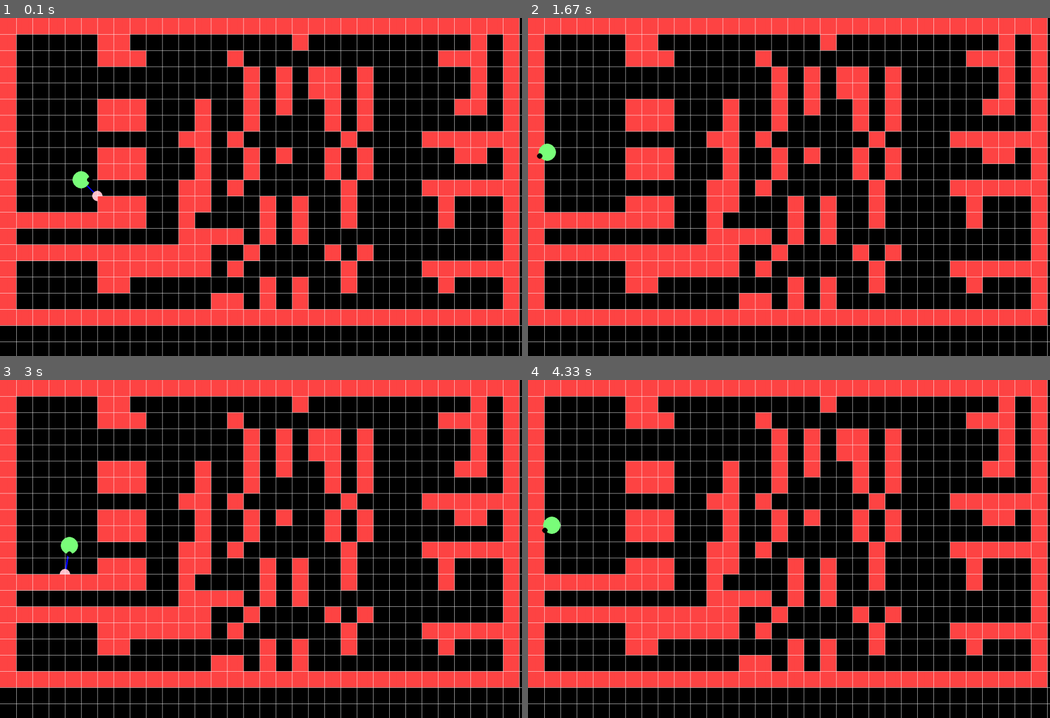
Above: before the commit, frames 1-4 (two rows, left to right).
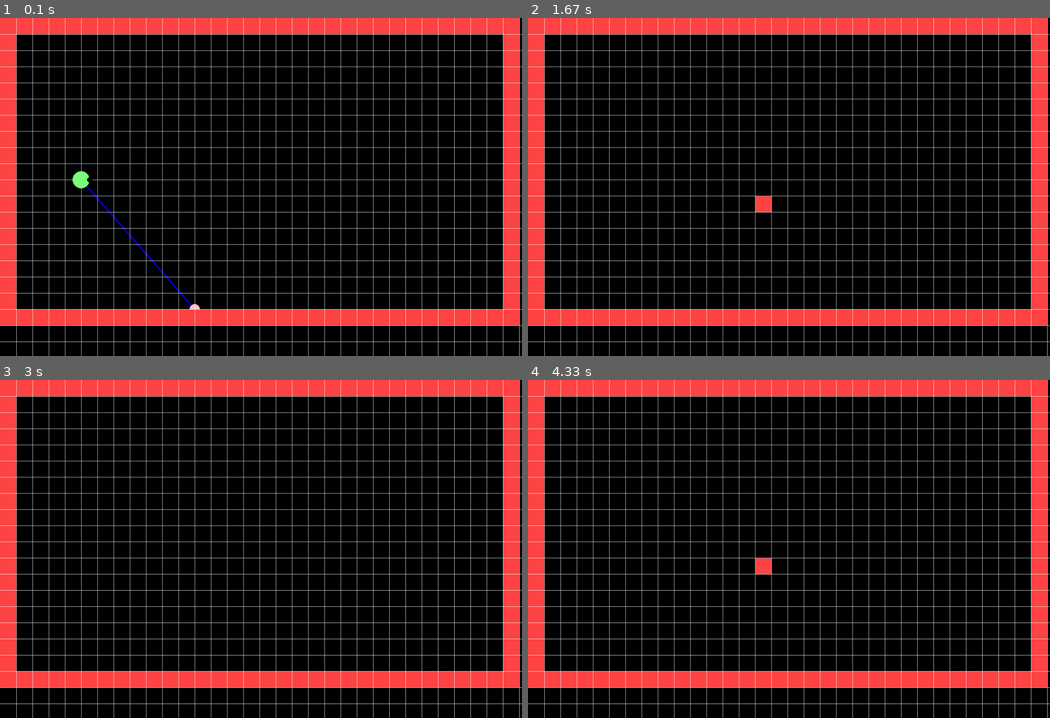
Above: after the commit, the same moments.

Repository: Best-code/Raycast
Game: pygame game, started from game.py
Same seed, same stepped clock (60 frames per second), same inputs: the game is played once before the commit and once after it.
Inputs (mouse positions are in pixels of both pictures, inside the frame that each line leads up to):
- Up to frame 1 (0.1 s): no input
- Up to frame 2 (1.67 s): hold C 0.33-0.8 s; hold Right 0.33-0.8 s; hold Right 0.83-1.3 s; hold D 0.83-1.3 s; move the mouse to (768, 200) at 0.87 s; tap Space at 0.9, 1.2 s; tap C at 0.98 s
- Up to frame 3 (3 s): hold Left 2.4-2.8 s; hold A 2.4-2.8 s; tap Space at 2.47, 2.77 s; tap C at 2.55 s
- Up to frame 4 (4.33 s): hold Right from 4 s (still down); hold D from 4 s (still down); tap Space at 4.07 s; tap C at 4.15 s

The runs differ from the first frame. In frame 1, 21% of the frame differs, in the area x 3-97%, y 4-87%; in frame 2, 22%, in the area x 1-97%, y 4-87%; in frame 3, 21%; in frame 4, 22%.

Commit message:
Working map editor

Diff:
--- a/Circle.py
+++ b/Circle.py
@@ -7,7 +7,6 @@
 
 class Circle:
 
-    map = Map()
     keySpeed = .01
     rotateSpeed = .3
     speedSin, speedCos = 0,0
@@ -17,8 +16,9 @@
     pos = (1,1)
     radius = 25
 
-    def __init__(self, rgb):
+    def __init__(self, rgb, map):
         self.rgb = rgb
+        self.map = map
 
     def placePlanet(self):
       if pygame.key.get_pressed()[K_SPACE]:
@@ -35,7 +35,6 @@
 
     def noWall(self, x, y):
         # Return True if location is not a wall
-        print(x,y)
         return (x,y) not in self.map.wallMap
 
     def playerCollision(self, dx, dy):
@@ -78,3 +77,8 @@
         if pygame.key.get_pressed()[K_RIGHT]:
             self.angle += self.rotateSpeed * speed
         self.angle%=math.tau
+
+
+    def update(self):
+        self.move()
+        self.placePlanet()
--- a/RaycastGame.py
+++ b/RaycastGame.py
@@ -3,50 +3,24 @@
 import pygame
 from pygame.locals import *
 import sys
-import numpy
 from map import Map
 from RaycastFunction import RayCasting
 
 class RaycastGame(GameEngine):
-
-
-    # Space bar to place this circle which will connect to the WASD with a line
-    planet = Circle((0,0,0))
-
-    planet.keyX = 5
-    planet.keyY = 5
-
-    # Grid set up
 
     def __init__(self):
         super().__init__()
         self.load()
 
         self.MAP = Map()
+
         self.CELLSIZE = self.MAP.CELLSIZE
+        self.planet = Circle((0,0,0), self.MAP)
 
         # Circle controllable with WASD
-        self.wasd = Circle((123, 255, 123))
+        self.wasd = Circle((123, 255, 123), self.MAP)
 
         self.raycast = RayCasting(self)
-
-
-    def DDA(self):
-      #                           -
-      #                         * |
-      # Remember the Plane is - --m-- +
-      #      * = target           |
-      #      m = mouse            +
-
-
-      distX = self.wasd.keyX - self.planet.pos[0]
-      distY = self.wasd.keyY - self.planet.pos[1]
-
-      #hypotenuse = numpy.sqrt(distX**2+distY**2)
-      theta = numpy.arctan((distY/(distX+.0001)))
-      theta += numpy.deg2rad(90)
-      # print(numpy.rad2deg(theta), " THETA")
-      collisionPos = (0,0)
 
     def draw(self):
             # Draw MAP array
@@ -64,9 +38,8 @@
             #pygame.draw.line(self.screen, (255, 255, 255), self.planet.pos, (self.wasd.keyX, self.wasd.keyY), 5)
 
     def update(self):
-      self.planet.placePlanet()
-      self.wasd.move()
-      self.DDA()
+      self.planet.update()
+      self.wasd.update()
       self.raycast.update()
 
     def run(self):
@@ -79,6 +52,10 @@
                 if event.type == QUIT:
                     pygame.quit()
                     sys.exit()
+                if event.type == pygame.KEYDOWN:
+                    self.MAP.update()
+                    print((pygame.mouse.get_pos()[0]//self.CELLSIZE),(pygame.mouse.get_pos()[1]//self.CELLSIZE))
+
 
             # Update.
             self.update()
--- /dev/null
+++ b/map copy.txt
@@ -0,0 +1,19 @@
+11111111111111111111111111111111
+10000000000000000000000000000001
+10000000000000000000000000000001
+10000000000000000000000000000001
+10000000000000000000000000000001
+10000000000000000000000000000001
+10000000000000000000000000000001
+10000000000000000000000000000001
+10000000000000000000000000000001
+10000000000000000000000000000001
+10000000000000000000000000000001
+10000000000000000000000000000001
+10000000000000000000000000000001
+10000000000000000000000000000001
+10000000000000000000000000000001
+10000000000000000000000000000001
+10000000000000000000000000000001
+10000000000000000000000000000001
+11111111111111111111111111111111
--- a/map.py
+++ b/map.py
@@ -1,5 +1,6 @@
 import pygame
 from PygameEngine import GameEngine
+from pygame.locals import *
 
 class Map:
 
@@ -8,7 +9,7 @@
     COLS = GameEngine.WIDTH//CELLSIZE
 
     def __init__(self):
-
+        """
         self.gameMap = [
         ["1","1","1","1","1","1","1","1","1","1","1","1","1","1","1","1","1","1", "1", "1", "1", "1", "1", "1", "1", "1", "1", "1", "1", "1", "1", "1"],
         ["1","_","_","_","_","_","1","1","_","_","_","_","_","_","_","_","_","_", "1", "_", "_", "_", "_", "_", "_", "_", "_", "_", "_", "1", "_", "1"],
@@ -30,8 +31,42 @@
         ["1","_","_","_","_","_","_","_","_","_","_","_","_","1","1","_","1","_", "1", "_", "_", "_", "_", "_", "_", "_", "_", "_", "_", "_", "_", "1"],
         ["1","1","1","1","1","1","1","1","1","1","1","1","1","1","1","1","1","1", "1", "1", "1", "1", "1", "1", "1", "1", "1", "1", "1", "1", "1", "1"]
     ]
+        """
+        self.gameMap=[[""]*33]*19
+        self.loadMap()
+        #self.printMap()
         self.wallMap = {}
         self.getMap()
+
+    def loadMap(self):
+        with open("map.txt") as file:
+            for indexY, line in enumerate(file):
+                self.gameMap[indexY] = line.split(' ')
+
+        self.printMap()
+
+    def printMap(self):
+        for y in self.gameMap:
+            print(y)
+
+    def editMap(self):
+        if not pygame.key.get_pressed()[K_c]:
+            return
+        mouseX, mouseY = pygame.mouse.get_pos()
+
+        mouseX = int(mouseX // self.CELLSIZE)
+        mouseY = int(mouseY // self.CELLSIZE)
+
+        mapType = self.gameMap[mouseY][mouseX]
+        if mapType == "1":
+            self.gameMap[mouseY][mouseX] = "_"
+        elif mapType == "_":
+            self.gameMap[mouseY][mouseX] = "1"
+        self.wallMap.clear()
+        self.getMap()
+
+    def update(self):
+        self.editMap()
 
     def drawMap(self):
         for yInd, y in enumerate(self.gameMap):
--- /dev/null
+++ b/map.txt
@@ -0,0 +1,19 @@
+1 1 1 1 1 1 1 1 1 1 1 1 1 1 1 1 1 1 1 1 1 1 1 1 1 1 1 1 1 1 1 1
+1 _ _ _ _ _ _ _ _ _ _ _ _ _ _ _ _ _ _ _ _ _ _ _ _ _ _ _ _ _ _ 1
+1 _ _ _ _ _ _ _ _ _ _ _ _ _ _ _ _ _ _ _ _ _ _ _ _ _ _ _ _ _ _ 1
+1 _ _ _ _ _ _ _ _ _ _ _ _ _ _ _ _ _ _ _ _ _ _ _ _ _ _ _ _ _ _ 1
+1 _ _ _ _ _ _ _ _ _ _ _ _ _ _ _ _ _ _ _ _ _ _ _ _ _ _ _ _ _ _ 1
+1 _ _ _ _ _ _ _ _ _ _ _ _ _ _ _ _ _ _ _ _ _ _ _ _ _ _ _ _ _ _ 1
+1 _ _ _ _ _ _ _ _ _ _ _ _ _ _ _ _ _ _ _ _ _ _ _ _ _ _ _ _ _ _ 1
+1 _ _ _ _ _ _ _ _ _ _ _ _ _ _ _ _ _ _ _ _ _ _ _ _ _ _ _ _ _ _ 1
+1 _ _ _ _ _ _ _ _ _ _ _ _ _ _ _ _ _ _ _ _ _ _ _ _ _ _ _ _ _ _ 1
+1 _ _ _ _ _ _ _ _ _ _ _ _ _ _ _ _ _ _ _ _ _ _ _ _ _ _ _ _ _ _ 1
+1 _ _ _ _ _ _ _ _ _ _ _ _ _ _ _ _ _ _ _ _ _ _ _ _ _ _ _ _ _ _ 1
+1 _ _ _ _ _ _ _ _ _ _ _ _ _ _ _ _ _ _ _ _ _ _ _ _ _ _ _ _ _ _ 1
+1 _ _ _ _ _ _ _ _ _ _ _ _ _ _ _ _ _ _ _ _ _ _ _ _ _ _ _ _ _ _ 1
+1 _ _ _ _ _ _ _ _ _ _ _ _ _ _ _ _ _ _ _ _ _ _ _ _ _ _ _ _ _ _ 1
+1 _ _ _ _ _ _ _ _ _ _ _ _ _ _ _ _ _ _ _ _ _ _ _ _ _ _ _ _ _ _ 1
+1 _ _ _ _ _ _ _ _ _ _ _ _ _ _ _ _ _ _ _ _ _ _ _ _ _ _ _ _ _ _ 1
+1 _ _ _ _ _ _ _ _ _ _ _ _ _ _ _ _ _ _ _ _ _ _ _ _ _ _ _ _ _ _ 1
+1 _ _ _ _ _ _ _ _ _ _ _ _ _ _ _ _ _ _ _ _ _ _ _ _ _ _ _ _ _ _ 1
+1 1 1 1 1 1 1 1 1 1 1 1 1 1 1 1 1 1 1 1 1 1 1 1 1 1 1 1 1 1 1 1
